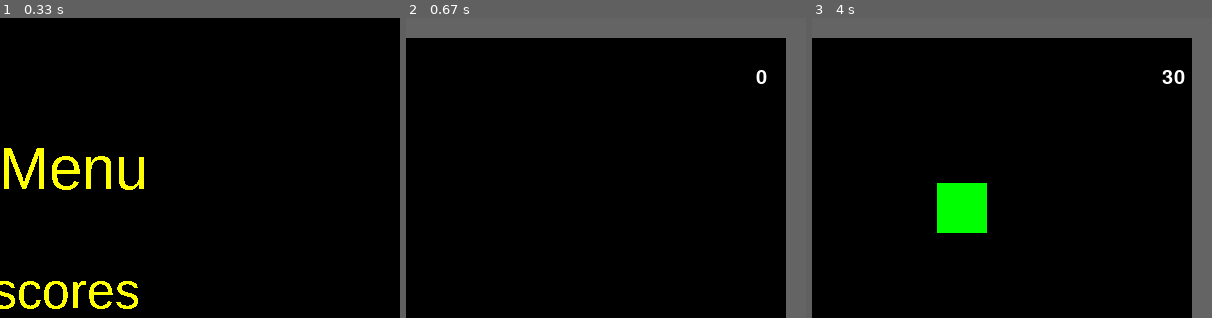
Above: before the commit, frames 1-3 (left to right).
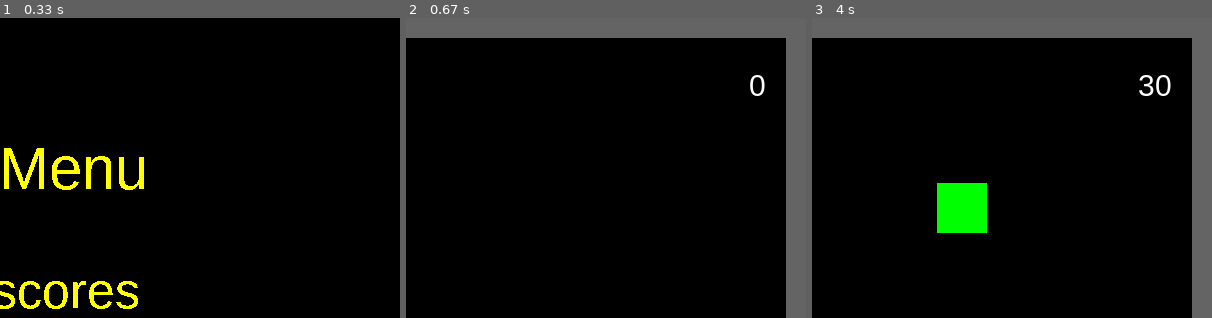
Above: after the commit, the same moments.

Repository: Gibson223/mod-5
Game: pygame game, started from py/main.py
Same seed, same stepped clock (60 frames per second), same inputs: the game is played once before the commit and once after it.
Inputs:
- Up to frame 1 (0.33 s): no input
- Up to frame 2 (0.67 s): tap Enter at 0.33 s
- Up to frame 3 (4 s): hold Right 0.67-1.13 s; hold Right 1.17-1.63 s; hold Left 1.67-2.2 s; hold Left 2.23-2.63 s; hold Right 2.67-3.3 s; hold Left 3.33-3.8 s; hold Right from 3.83 s (still down)
The pictures show only the part of the screen within x 50-100%, y 0-50%; the shares and areas given below are measured in that part.

Frame 1 is identical in both runs. In frame 2, 0.2% of the frame differs, in the area x 86-91%, y 17-26%; in frame 3, 0.4%, in the area x 81-94%, y 17-26%.

Commit message:
Score counter no longer goes offscreen

Diff:
--- a/py/main.py
+++ b/py/main.py
@@ -224,10 +224,14 @@
         # draw sprites
         self.AllSpritesList.draw(Screen)
 
-        score_view = pygame.font.Font(None, 30).render(str(self.score),
+        ui_font = pygame.font.SysFont('arial', 30)
+        score_view = ui_font.render(str(self.score),
                                                     True,
                                                     constants.colors['WHITE'])
-        Screen.blit(score_view, (constants.WINDOW_WIDTH - 50, 50))
+        score_rect = score_view.get_rect()
+        score_rect.right = constants.WINDOW_WIDTH - constants.WALLSIZE - 20
+        score_rect.y = 50
+        Screen.blit(score_view, score_rect)
 
     def removeblock(self, obj1):
         self.AllSpritesList.remove(obj1)
@@ -283,8 +287,6 @@
         self.score += int(points * self.scoreMult)
 
 
-
-
 class CollisionHandling:
 
     """
@@ -323,7 +325,6 @@
                         newPowerUp = objects.PowerUp.PowerUpSprite(self.game.playerBall.rect.x, self.game.playerBall.rect.y)
                         self.game.AllSpritesList.add(newPowerUp)
                         self.game.powerUpSpritesList.add(newPowerUp)
-
 
             isVertical = CollisionHandling.find_bounce_is_vertical(self.game.playerBall, c)
 
--- a/py/objects.py
+++ b/py/objects.py
@@ -120,6 +120,8 @@
 
     def update(self):
         """update ball location"""
+        # For gravity do something like:
+        # self.yspeed += 0.16
         self.xfloat += self.xspeed
         self.yfloat += self.yspeed
         self.rect.x = self.xfloat
